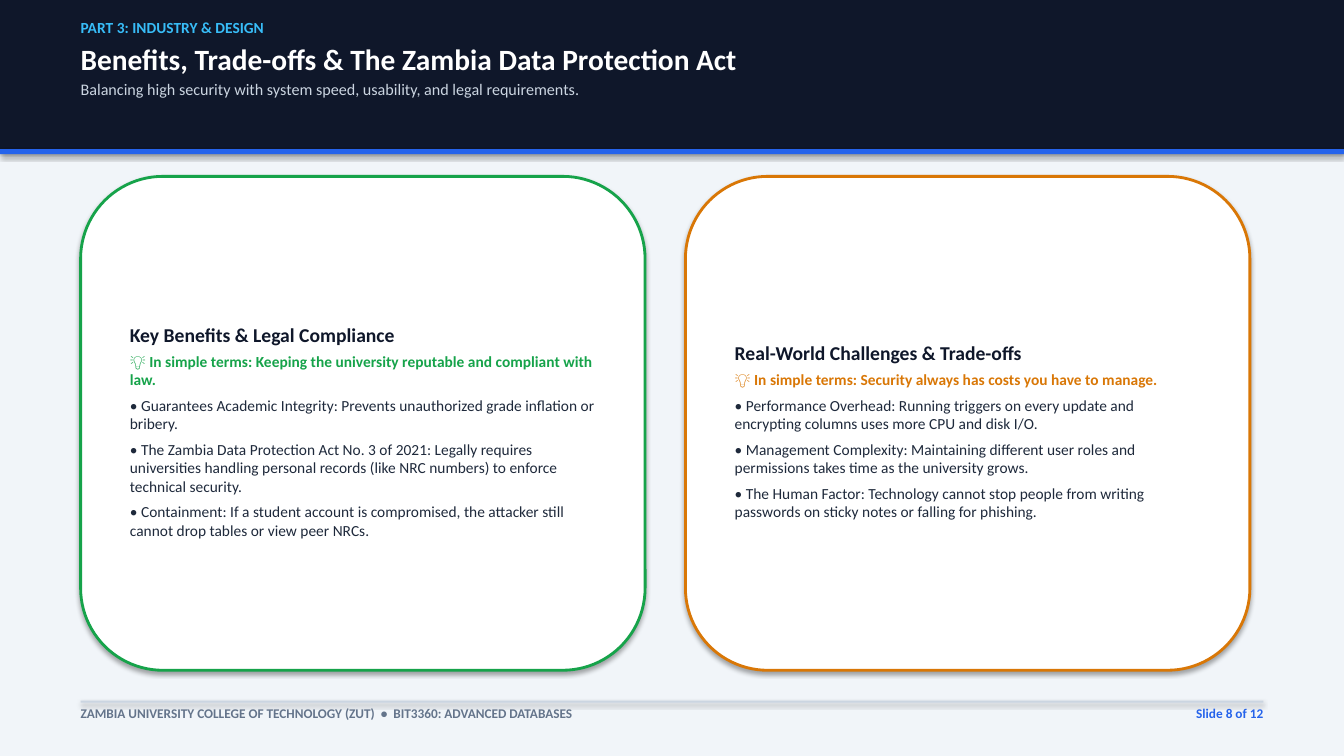
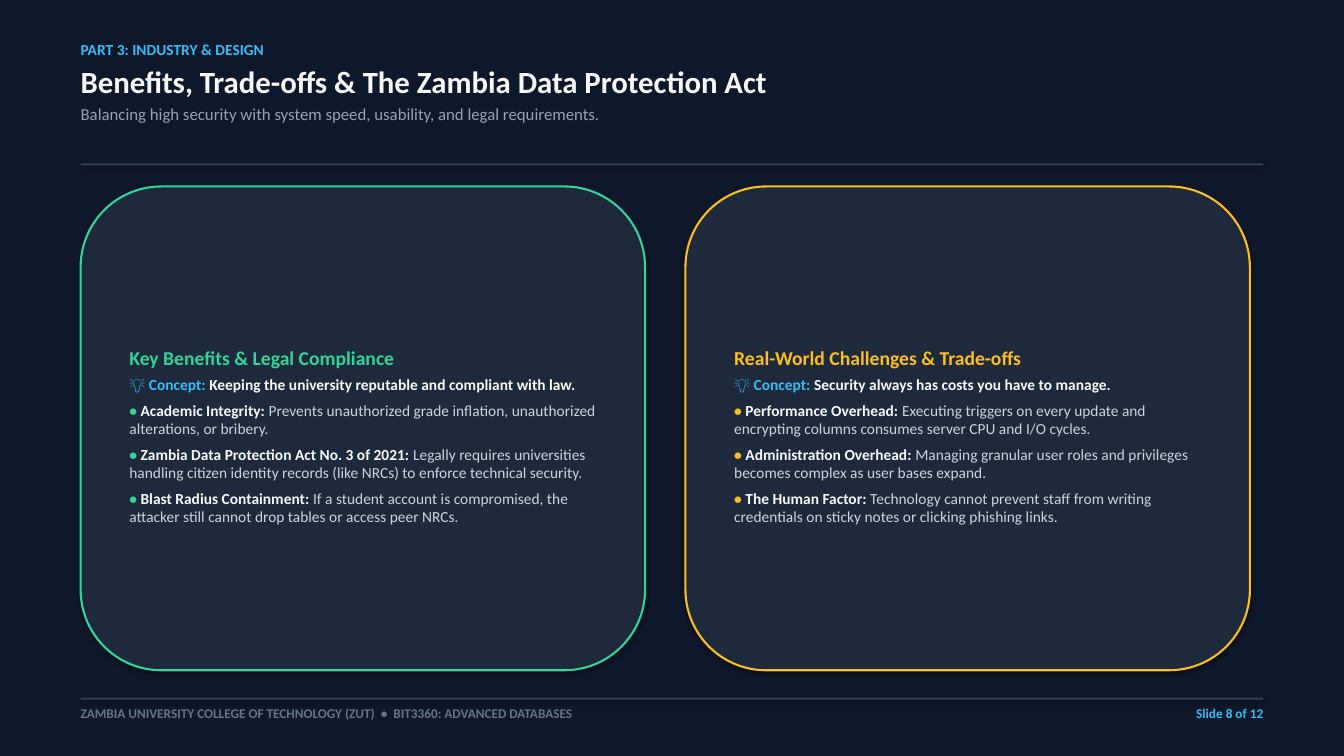
Before and after one commit to comfortpenyengwe-afk/ADA-assignment-for-the-ohns, a slide deck: slide 8 of BIT3360_Database_Security_Presentation.pptx. Drawn at 1344x756 pixels with LibreOffice and Linux fonts; fonts in the diff are those of the drawing. Boxes give left, top, right and bottom in pixels: in the first picture for what was removed or moved away, otherwise in the second. Text is boxed around its words. In the diff, an @@ line names an element or a change of style, - is before the commit and + after.

Commit message:
Apply dark cybersecurity theme to presentation deck and HTML matching Windows Security styling

```diff
--- a/BIT3360_Database_Security_Presentation.pptx
+++ b/BIT3360_Database_Security_Presentation.pptx
@@ rectangle at (x1=0, y1=0, x2=1344, y2=756): fill #F1F5F9 to #0F172A @@
@@ rectangle removed at (x1=0, y1=0, x2=1344, y2=149) @@
@@ text "PART 3: INDUSTRY & DESIGN" moved from (x1=81, y1=23, x2=736, y2=98) to (x1=81, y1=45, x2=766, y2=123) @@
@@ text at (x1=81, y1=71, x2=766, y2=123): size 21 to 22 pt, text colour #FFFFFF to #F8FAFC in "Benefits, Trade-offs & The Zambia Data Protection ..."; size 11.5 to 12 pt, text colour #CBD5E1 to #94A3B8 in "Balancing high security with system speed, usability, ..."; more space between paragraphs @@
@@ rectangle resized from (x1=0, y1=149, x2=1344, y2=154) to (x1=81, y1=163, x2=1263, y2=165) @@
@@ rectangle at (x1=81, y1=163, x2=1263, y2=165): fill #2563EB to #334155 @@
@@ rounded rectangle "Key Benefits & Legal Compliance" resized from (x1=81, y1=176, x2=645, y2=670) to (x1=81, y1=187, x2=645, y2=670) @@
@@ rounded rectangle "Key Benefits & Legal Compliance" at (x1=81, y1=187, x2=645, y2=670): fill #FFFFFF to #1E293B; outline #16A34A 2 pt to #34D399 1.5 pt @@
@@ rounded rectangle "Real-World Challenges & Trade-offs" resized from (x1=686, y1=176, x2=1250, y2=670) to (x1=686, y1=187, x2=1250, y2=670) @@
@@ rounded rectangle "Real-World Challenges & Trade-offs" at (x1=686, y1=187, x2=1250, y2=670): fill #FFFFFF to #1E293B; outline #D97706 2 pt to #FBBF24 1.5 pt @@
@@ text in rounded rectangle at (x1=129, y1=351, x2=394, y2=369): text colour #0F172A to #34D399 in "Key Benefits & Legal Compliance" @@
@@ text in rounded rectangle at (x1=734, y1=351, x2=1021, y2=369): text colour #0F172A to #FBBF24 in "Real-World Challenges & Trade-offs" @@
@@ text in rounded rectangle at (x1=129, y1=379, x2=596, y2=525): text changed; text colour #1E293B to #CBD5E1 @@
-💡 In simple terms: Keeping the university reputable and compliant with law.
-• Guarantees Academic Integrity: Prevents unauthorized grade inflation or bribery.
-• The Zambia Data Protection Act No. 3 of 2021: Legally requires universities handling personal records (like NRC numbers) to enforce technical security.
-• Containment: If a student account is compromised, the attacker still cannot drop tables or view peer NRCs.
+💡 Concept: Keeping the university reputable and compliant with law.
+• Academic Integrity: Prevents unauthorized grade inflation, unauthorized alterations, or bribery.
+• Zambia Data Protection Act No. 3 of 2021: Legally requires universities handling citizen identity records (like NRCs) to enforce technical security.
+• Blast Radius Containment: If a student account is compromised, the attacker still cannot drop tables or access peer NRCs.
@@ text in rounded rectangle at (x1=734, y1=379, x2=1188, y2=525): text changed; text colour #1E293B to #CBD5E1 @@
-💡 In simple terms: Security always has costs you have to manage.
-• Performance Overhead: Running triggers on every update and encrypting columns uses more CPU and disk I/O.
-• Management Complexity: Maintaining different user roles and permissions takes time as the university grows.
-• The Human Factor: Technology cannot stop people from writing passwords on sticky notes or falling for phishing.
+💡 Concept: Security always has costs you have to manage.
+• Performance Overhead: Executing triggers on every update and encrypting columns consumes server CPU and I/O cycles.
+• Administration Overhead: Managing granular user roles and privileges becomes complex as user bases expand.
+• The Human Factor: Technology cannot prevent staff from writing credentials on sticky notes or clicking phishing links.
@@ rectangle at (x1=81, y1=698, x2=1263, y2=700): fill #CBD5E1 to #334155 @@
@@ text "Slide 8 of 12" at (x1=1196, y1=708, x2=1263, y2=718): text colour #2563EB to #38BDF8 @@
```
Also in this commit, not shown: 11 other slides changed, 7 other files.
